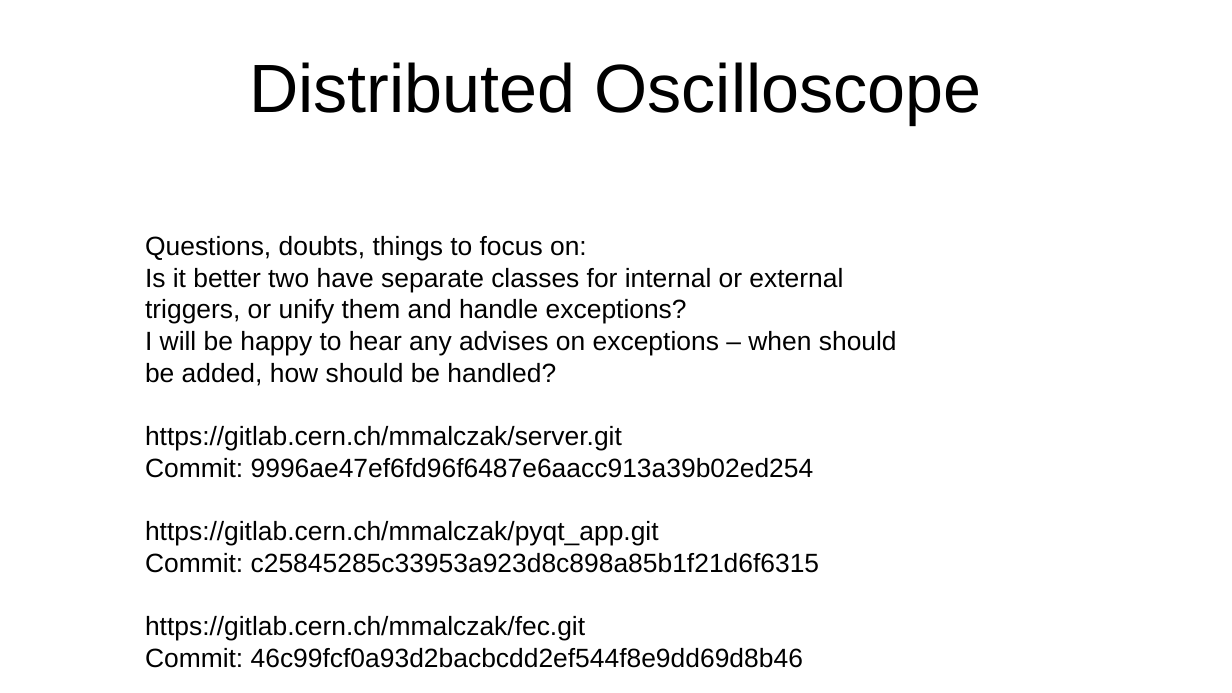
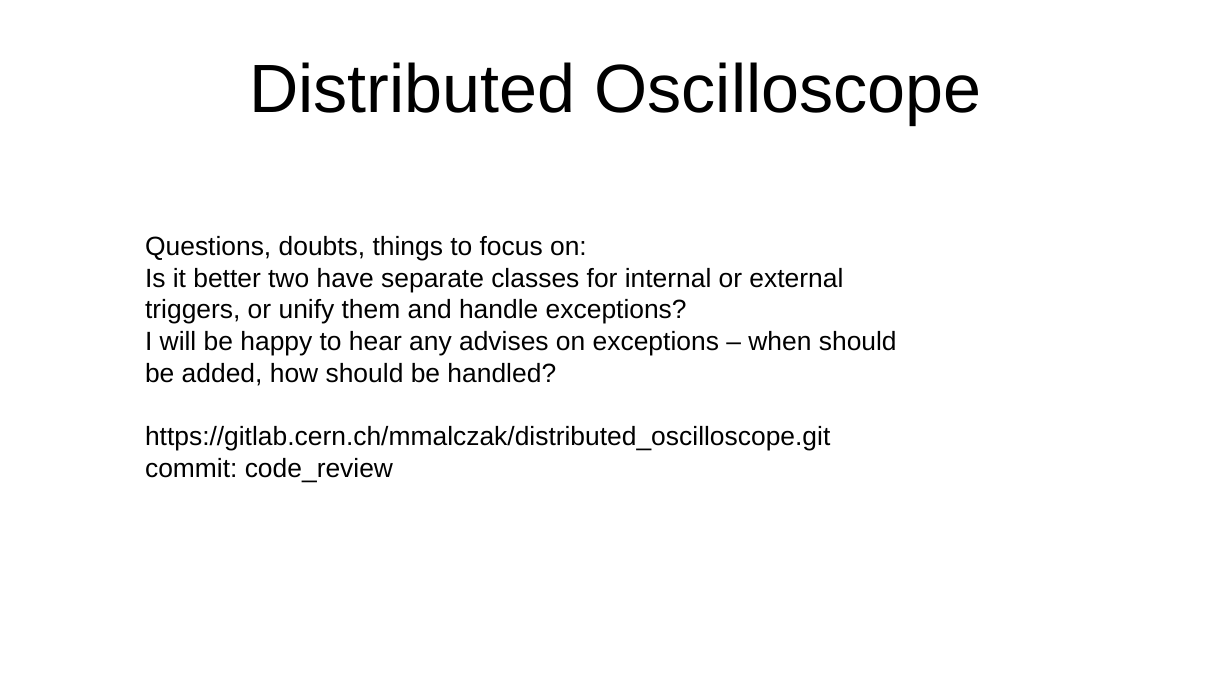
Before and after one commit to mmalczak/distributed-oscilloscope, a slide deck: slide 1 of documentation/review.odp. Drawn at 1232x693 pixels with LibreOffice and Linux fonts; fonts in the diff are those of the drawing. Boxes give left, top, right and bottom in pixels: in the first picture for what was removed or moved away, otherwise in the second. Text is boxed around its words. In the diff, an @@ line names an element or a change of style, - is before the commit and + after.

```diff
--- a/documentation/review.odp
+++ b/documentation/review.odp
@@ text at box(145, 426, 830, 482): text changed @@
-https://gitlab.cern.ch/mmalczak/server.git
-Commit: 9996ae47ef6fd96f6487e6aacc913a39b02ed254
-https://gitlab.cern.ch/mmalczak/pyqt_app.git
-Commit: c25845285c33953a923d8c898a85b1f21d6f6315
-https://gitlab.cern.ch/mmalczak/fec.git
-Commit: 46c99fcf0a93d2bacbcdd2ef544f8e9dd69d8b46
+https://gitlab.cern.ch/mmalczak/distributed_oscilloscope.git
+commit: code_review
```
Also in this commit, not shown: 6 other slides changed.
